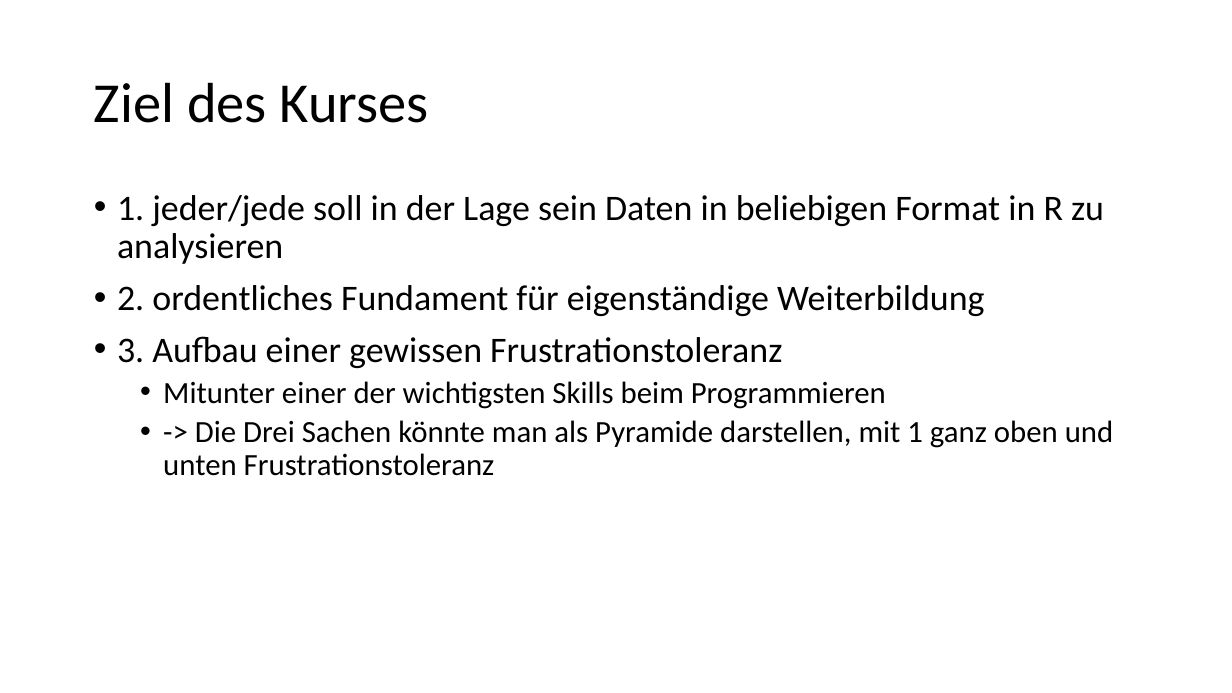
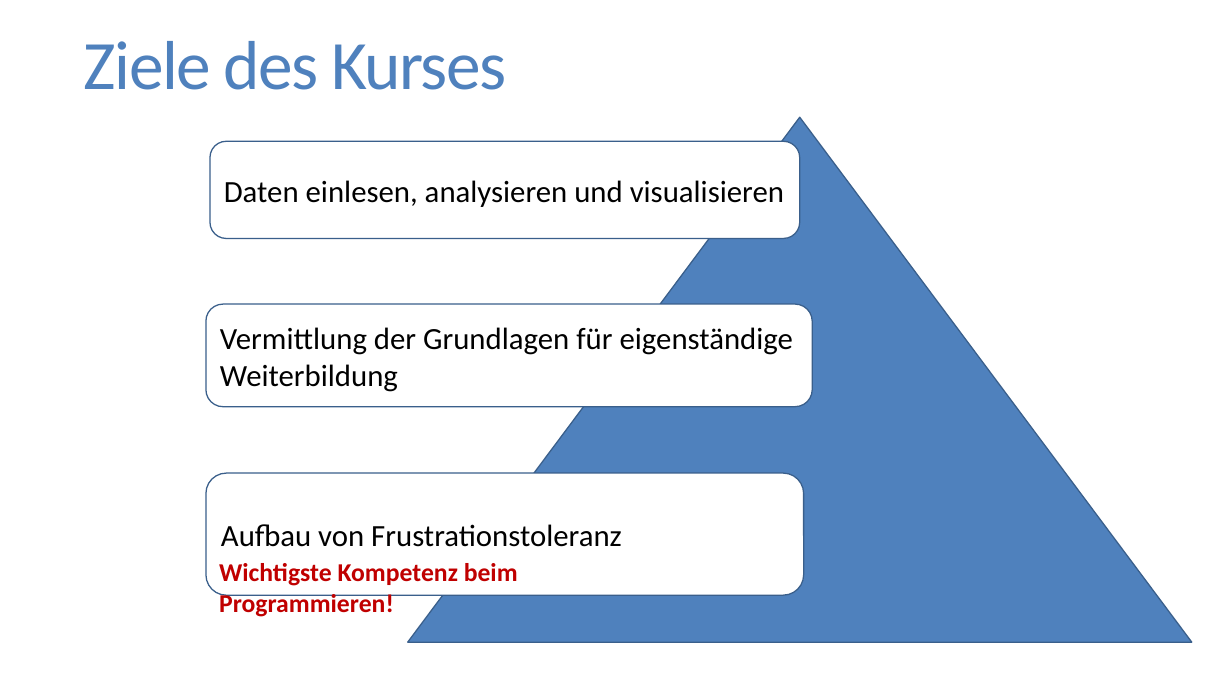
Before and after one commit to FlorianKeppeler/RKurs, a slide deck: slide 2 of Einführung in R.pptx. Drawn at 1232x693 pixels with LibreOffice and Linux fonts; fonts in the diff are those of the drawing. Boxes give left, top, right and bottom in pixels: in the first picture for what was removed or moved away, otherwise in the second. Text is boxed around its words. In the diff, an @@ line names an element or a change of style, - is before the commit and + after.

```diff
--- a/Einführung in R.pptx
+++ b/Einführung in R.pptx
@@ title at (84, 41, 506, 90): text changed; size 44 to 54 pt; text colour #000000 to #4F81BD @@
-Ziel des Kurses
+Ziele des Kurses
@@ triangle added at (408, 117, 1192, 642), fill #4F81BD, outline #3A5F8C 1 pt @@
@@ rounded rectangle added at (210, 141, 799, 238), fill #FFFFFF, outline #3A5F8C 1 pt, 24 pt, text #000000 @@
+Daten einlesen, analysieren und visualisieren
@@ text removed at (117, 195, 1114, 476) @@
-• 1. jeder/jede soll in der Lage sein Daten in beliebigen Format in R zu analysieren
-• 2. ordentliches Fundament für eigenständige Weiterbildung
-• 3. Aufbau einer gewissen Frustrationstoleranz
-  • Mitunter einer der wichtigsten Skills beim Programmieren
-  • -> Die Drei Sachen könnte man als Pyramide darstellen, mit 1 ganz oben und unten Frustrationstoleranz
@@ rounded rectangle added at (206, 304, 812, 407), fill #FFFFFF, outline #3A5F8C 1 pt, 24 pt, text #000000 @@
+Vermittlung der Grundlagen für eigenständige Weiterbildung
@@ rounded rectangle added at (206, 473, 804, 595), fill #FFFFFF, outline #3A5F8C 1 pt, 24 pt, text #000000 @@
+Aufbau von Frustrationstoleranz
@@ text added at (219, 563, 518, 617), 20 pt, text #C00000, bold @@
+Wichtigste Kompetenz beim Programmieren!
```
Also in this commit, not shown: 12 other slides changed, 4 slides added, 1 slide removed.
